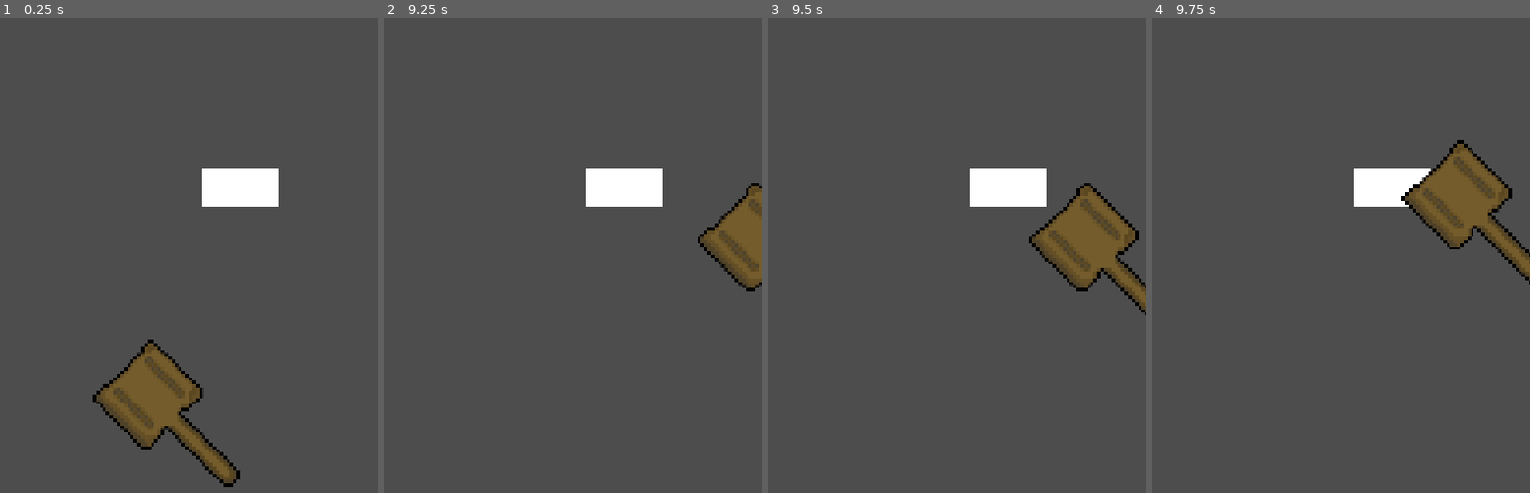
Above: before the commit, frames 1-4 (left to right).
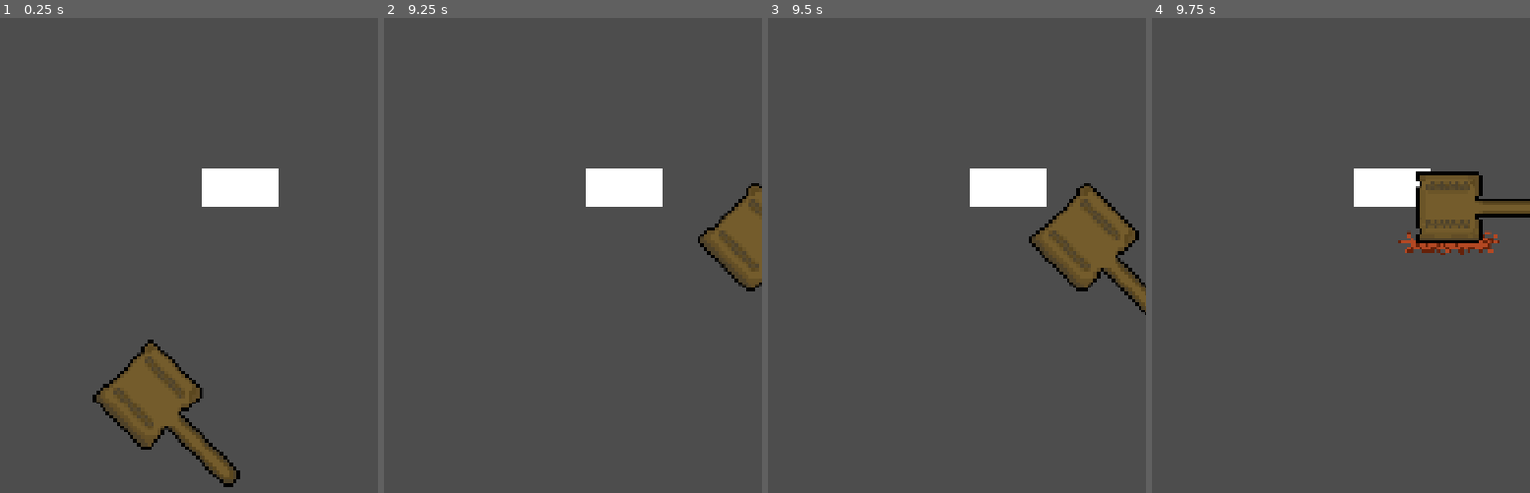
Above: after the commit, the same moments.

Repository: edseguu/gameRandom
Game: Godot game, scene res://topos.tscn
Same seed, same stepped clock (60 frames per second), same inputs: the game is played once before the commit and once after it. This scene is started directly instead of the project's main scene.
Inputs (mouse positions are in pixels of both pictures, inside the frame that each line leads up to):
- Up to frame 1 (0.25 s): no input
- Up to frame 2 (9.25 s): tap Enter at 0.5, 4.25 s; move the mouse to (outside the picture) at 0.52 s; hold Up (up) 0.53-2.03 s; move the mouse to (686, 492) at 1.27 s; move the mouse to (459, 255) at 2.02 s; hold Left (left) 2.03-3.53 s; move the mouse to (591, 374) at 2.77 s; tap Space at 3.5, 8.75 s; move the mouse to (516, 174) at 3.52 s; hold Down (down) 3.53-4.28 s; move the mouse to (656, 331) at 4.27 s; hold Right (right) 4.28-5.03 s; move the mouse to (497, 412) at 5.02 s; hold Up (up) 5.03-5.78 s; move the mouse to (610, 198) at 5.77 s; hold Right (right) 5.78-8.03 s; move the mouse to (outside the picture) at 6.52 s; move the mouse to (686, 492) at 7.27 s; move the mouse to (459, 255) at 8.02 s; hold Down (down) 8.03-8.78 s; move the mouse to (591, 374) at 8.77 s; hold Left (left) from 8.78 s (still down)
- Up to frame 3 (9.5 s): keep holding Left (left)
- Up to frame 4 (9.75 s): move the mouse to (1284, 174) at 9.52 s; release Left (left) at 9.53 s; hold Up (up) from 9.53 s (still down)

Frames 1-3 are identical in both runs. In frame 4, 3.9% of the frame differs, in the area x 65-100%, y 25-57%.

Commit message:
Feat: [Topos] Se añaden sprites en player

Diff:
--- a/Topos/player.gd
+++ b/Topos/player.gd
@@ -1,4 +1,7 @@
 extends CharacterBody2D
+@onready var sprite_player = $"Sprite2D"
+@onready var sprite_player_smash = preload("res://assets/Topos/player_smash.png")
+@onready var sprite_player_normal = preload("res://assets/Topos/player.png")
 @export var speed = 400
 
 func get_input():
@@ -8,3 +11,11 @@
 func _physics_process(delta):
 	get_input()
 	move_and_slide()
+
+
+func _on_area_2d_player_area_entered(area: Area2D) -> void:
+	sprite_player.texture = sprite_player_smash
+
+
+func _on_area_2d_player_area_exited(area: Area2D) -> void:
+	sprite_player.texture = sprite_player_normal
--- a/topos.tscn
+++ b/topos.tscn
@@ -63,3 +63,5 @@
 shape = SubResource("RectangleShape2D_ysyk0")
 
 [connection signal="area_entered" from="Topo/Area2D" to="Topo" method="_on_area_2d_area_entered"]
+[connection signal="area_entered" from="Topo/Player/Area2DPlayer" to="Topo/Player" method="_on_area_2d_player_area_entered"]
+[connection signal="area_exited" from="Topo/Player/Area2DPlayer" to="Topo/Player" method="_on_area_2d_player_area_exited"]
Binary file added: assets/Topos/player_smash.png
Not shown, added: assets/Topos/player_smash.png.import
